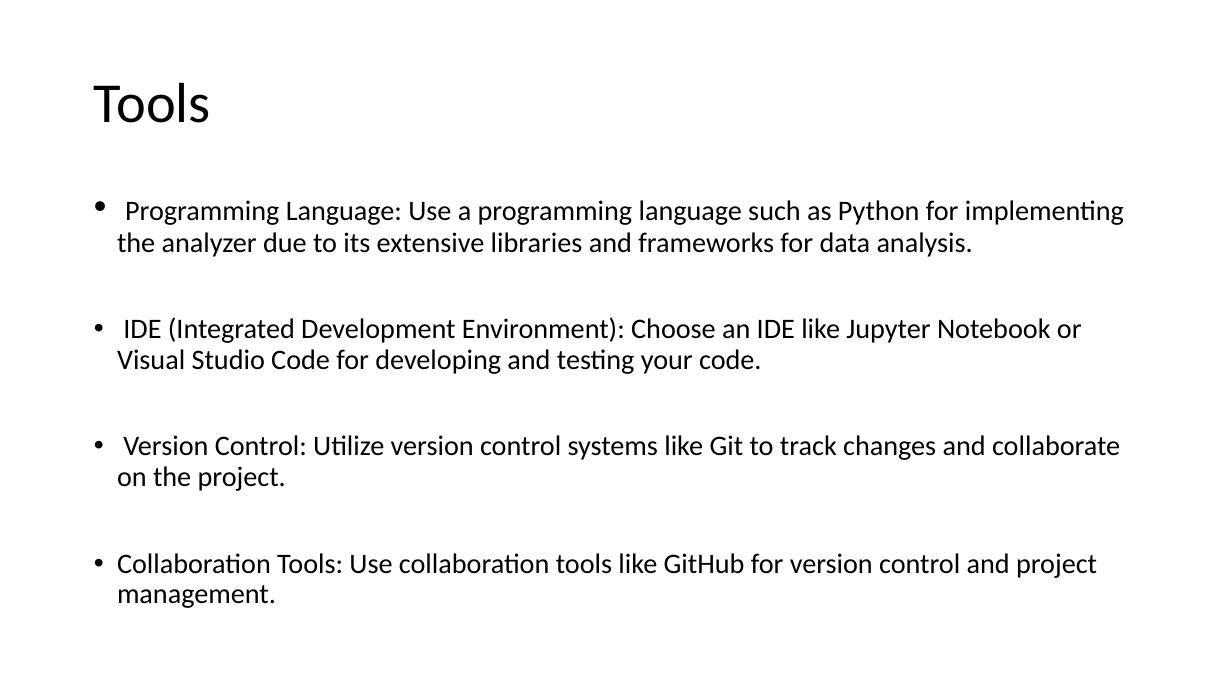
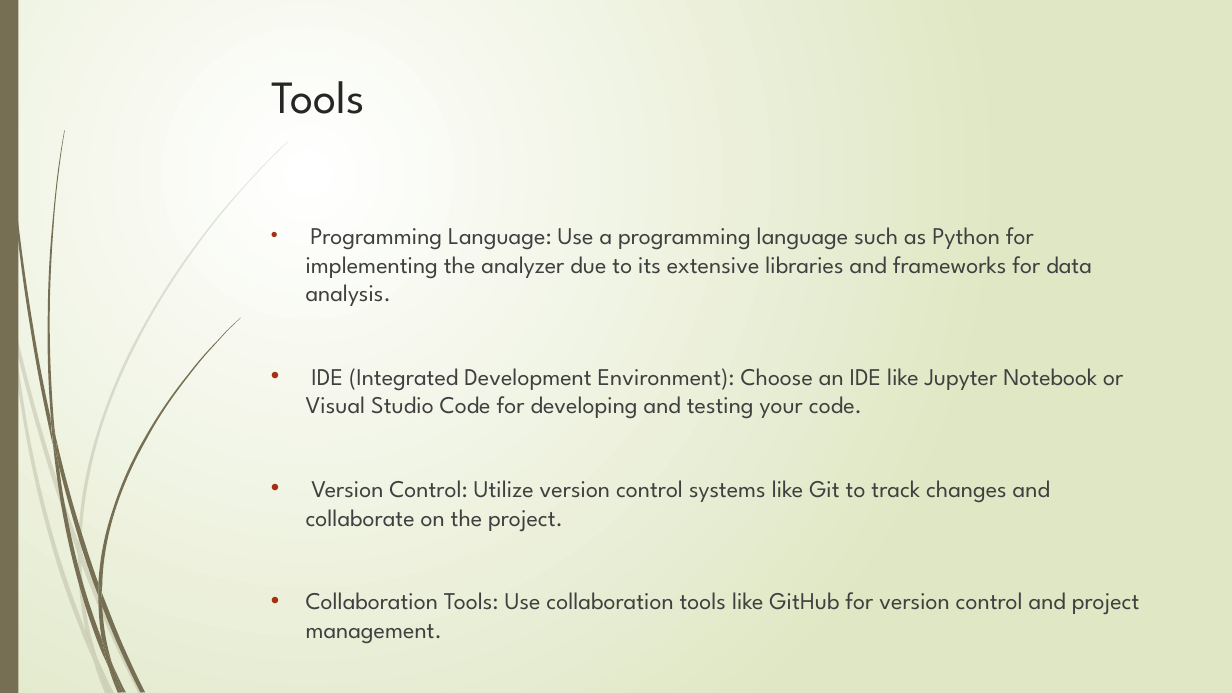
Before and after one commit to itsunilvithlani/2024_G7_Comment-Analyser, a slide deck: slide 3 of YouTube Comment Analyzer_presentation.pptx. Drawn at 1232x693 pixels with LibreOffice and Linux fonts; fonts in the diff are those of the drawing. Boxes give left, top, right and bottom in pixels: in the first picture for what was removed or moved away, otherwise in the second. Text is boxed around its words. In the diff, an @@ line names an element or a change of style, - is before the commit and + after.

```diff
--- a/YouTube Comment Analyzer_presentation.pptx
+++ b/YouTube Comment Analyzer_presentation.pptx
@@ background #FFFFFF to gradient #FFFFFF to #DFE8C4 @@
@@ rectangle added at box(0, 0, 18, 693), fill #766F54 @@
@@ title "Tools": place and size @@
-title "Tools" at box(94, 82, 211, 123)
+title "Tools" at box(271, 81, 364, 114)
@@ title "Tools" at box(271, 81, 364, 114): size 44 to 36 pt, font Calibri to League Spartan, text colour #000000 to #262626; line spacing 0.9 to 1; vertical alignment middle to top @@
@@ text "Programming Language: Use a programming ...": place and size @@
-text "Programming Language: Use a programming ..." at box(117, 200, 1124, 608)
+text "Programming Language: Use a programming ..." at box(306, 227, 1140, 614)
@@ text "Programming Language: Use a programming ..." at box(306, 227, 1140, 614): size 22 to 18.7 pt, font Calibri to League Spartan, text colour #000000 to #404040; indent changed; line spacing 0.9 to 1 @@
@@ group added at box(0, 141, 288, 693): 10 freeform shapes @@
@@ group added at box(3, 0, 240, 693): 12 freeform shapes @@
```
Also in this commit, not shown: 16 other slides changed, 1 slide added.
